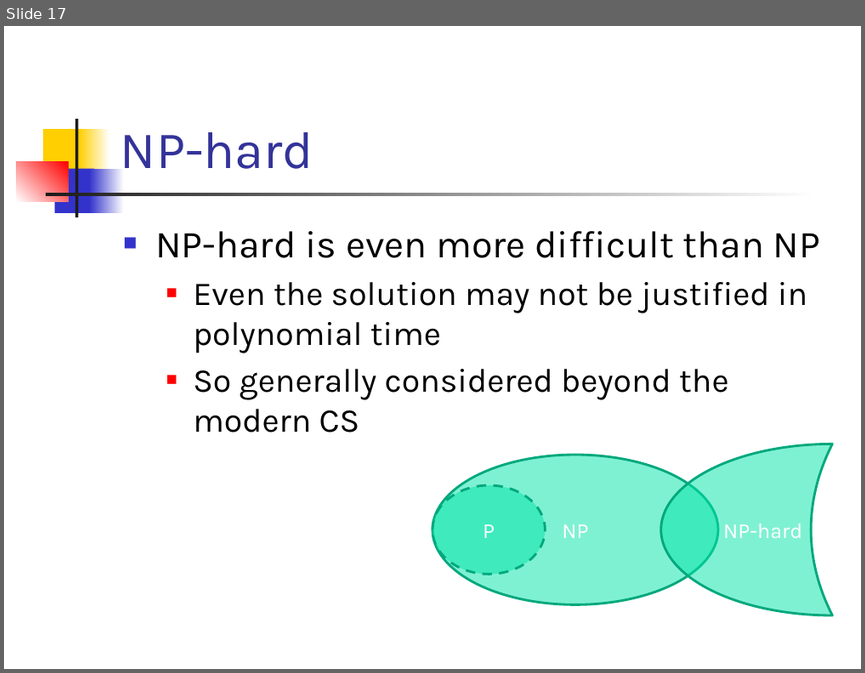
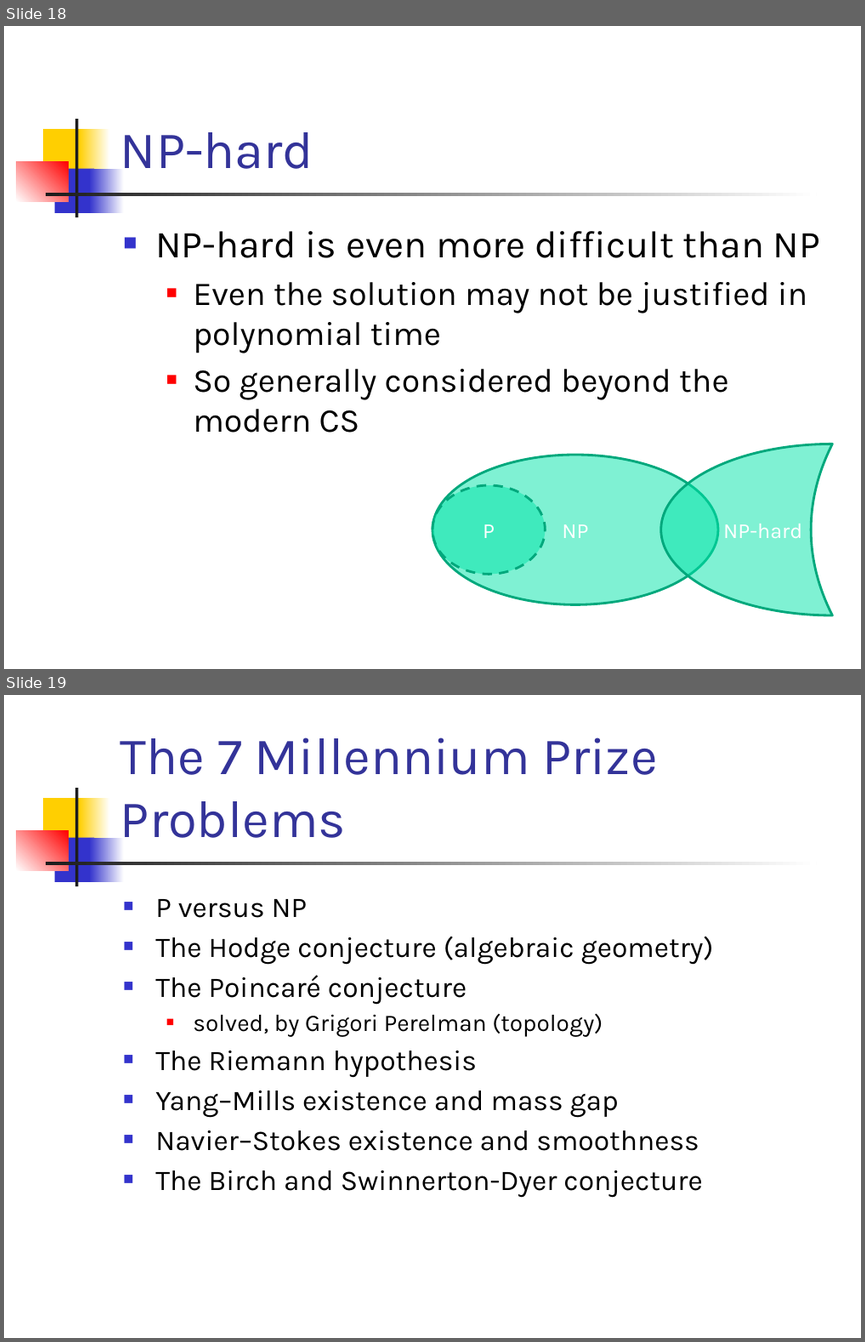
Before and after one commit to csslab-ustc/csslab-ustc.github.io, a slide deck: courses/theory/slides/lec02-math-foundation.pptx. Shown one above the other, each under a label of ours: slide 17 before the commit, slides 18 and 19 after it. The pictures are 865x673 and 865x1342 pixels, drawn with LibreOffice and Linux fonts; fonts in the diff are those of the drawing. Boxes give left, top, right and bottom in pixels: in the first picture for what was removed or moved away, otherwise in the second. Text is boxed around its words. In the diff, an @@ line names an element or a change of style, - is before the commit and + after.

```diff
--- a/courses/theory/slides/lec02-math-foundation.pptx
+++ b/courses/theory/slides/lec02-math-foundation.pptx
@@ slide 19 added at (4,695,861,1338), background #FFFFFF; not listed: 7 template elements that a slide beside it also shows @@
@@ title added at (120,737,657,838), 44 pt, text #333399 @@
+The 7 Millennium Prize Problems
@@ text added at (155,899,714,1197), 24 pt, text #000000 @@
+■ P versus NP
+■ The Hodge conjecture (algebraic geometry)
+■ The Poincaré conjecture
+  ■ solved, by Grigori Perelman (topology)
+■ The Riemann hypothesis
+■ Yang–Mills existence and mass gap
+■ Navier–Stokes existence and smoothness
+■ The Birch and Swinnerton-Dyer conjecture
@@ what was slide 17 is now slide 18 @@
```
Also in this commit, not shown: 1 other slide added, 1 other file.
